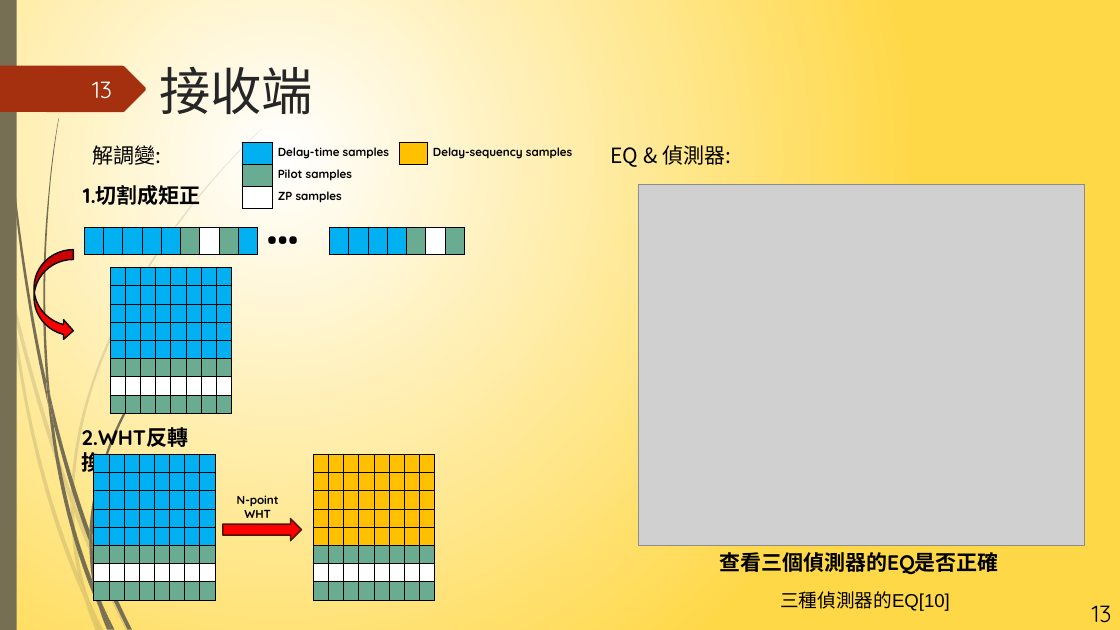
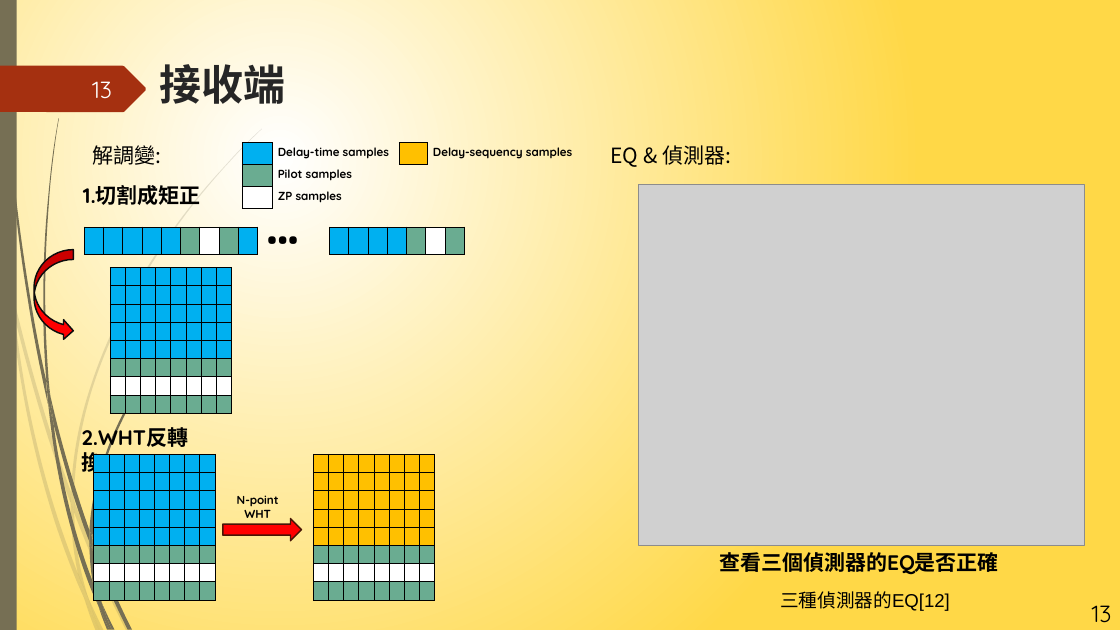
Before and after one commit to NIUWCSP/OTSM, a slide deck: slide 13 of report/以SDR實現OTSM通訊技術.pptx. Drawn at 1120x630 pixels with LibreOffice and Linux fonts; fonts in the diff are those of the drawing; grey boxes stand for pictures. Boxes give left, top, right and bottom in pixels: in the first picture for what was removed or moved away, otherwise in the second. Text is boxed around its words. In the diff, an @@ line names an element or a change of style, - is before the commit and + after.

```diff
--- a/report/以SDR實現OTSM通訊技術.pptx
+++ b/report/以SDR實現OTSM通訊技術.pptx
@@ title "接收端" at (x1=159, y1=64, x2=285, y2=104): size 44 to 36 pt, bold on @@
@@ text at (x1=780, y1=591, x2=950, y2=611): text changed @@
-三種偵測器的EQ[10]
+三種偵測器的EQ[12]
```
Also in this commit, not shown: 17 other slides changed, 1 slide removed.
